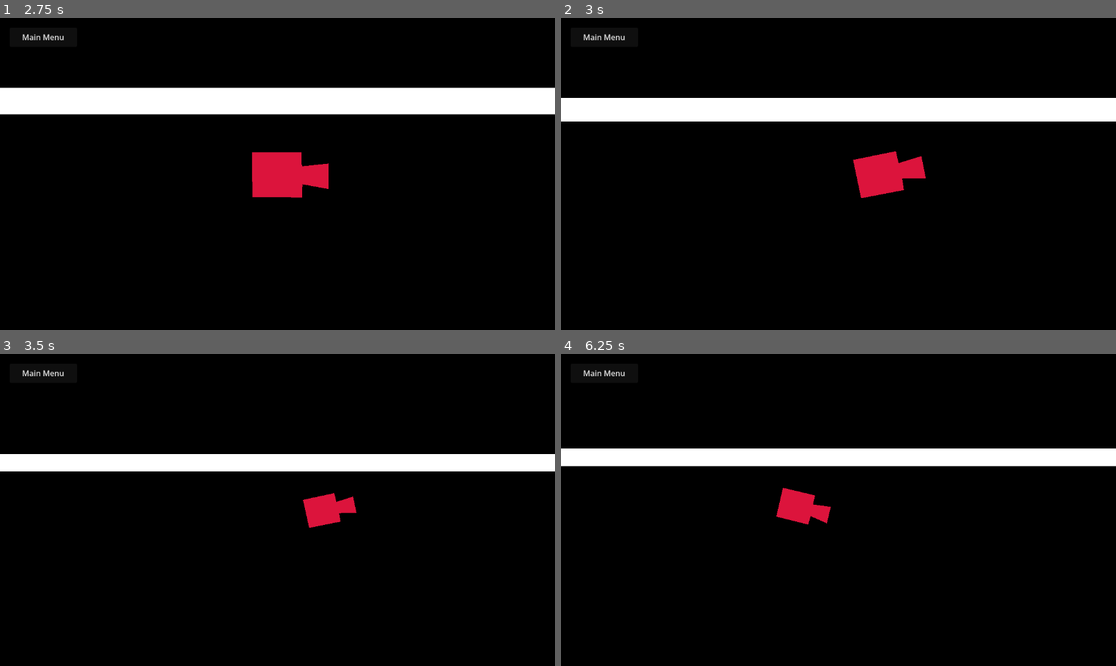
Above: before the commit, frames 1-4 (two rows, left to right).
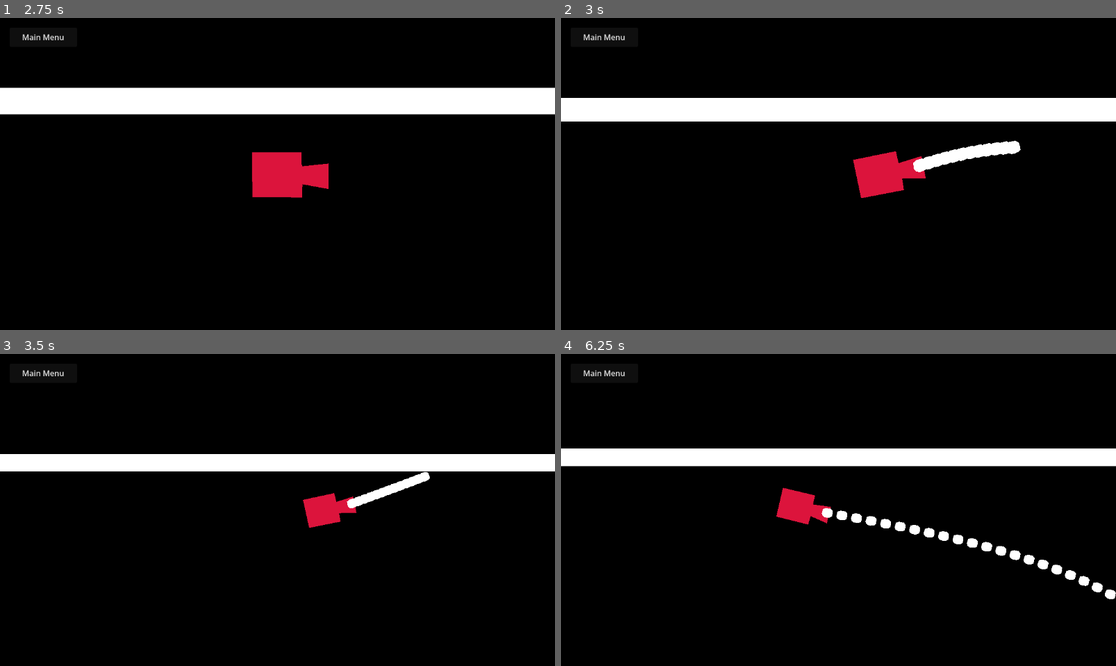
Above: after the commit, the same moments.

Repository: Henk-Studios/4hour
Game: Godot game, scene res://scenes/main.tscn
Same seed, same stepped clock (60 frames per second), same inputs: the game is played once before the commit and once after it.
Inputs (mouse positions are in pixels of both pictures, inside the frame that each line leads up to):
- Up to frame 1 (2.75 s): click "PLAY" at 0.5 s; click "Main Menu" at 1.25 s; click "PLAY" at 2 s
- Up to frame 2 (3 s): tap Enter at 2.75 s; move the mouse to (960, 158) at 2.77 s; hold D from 2.78 s (still down); hold Space (shoot, bound only after the commit) from 2.78 s (still down)
- Up to frame 3 (3.5 s): keep holding D; keep holding Space (shoot, bound only after the commit)
- Up to frame 4 (6.25 s): move the mouse to (727, 525) at 3.52 s; release D at 3.53 s; release Space (shoot, bound only after the commit) at 3.53 s; hold S 3.53-4.28 s; tap Space (shoot, bound only after the commit) at 3.6, 5.3 s; move the mouse to (894, 441) at 4.27 s; hold D 4.28-5.03 s; hold Space (shoot, bound only after the commit) 4.28-5.03 s; tap R at 4.35 s; move the mouse to (810, 572) at 5.02 s; hold W 5.03-5.78 s; tap M at 5.1 s; move the mouse to (1005, 556) at 5.77 s; hold A from 5.78 s (still down); hold Space (shoot, bound only after the commit) from 5.78 s (still down)

Frame 1 is identical in both runs. In frame 2, 0.8% of the frame differs, in the area x 63-83%, y 39-50%; in frame 3, 0.5%; in frame 4, 1.1%, in the area x 46-100%, y 49-79%.

Commit message:
added shoot

Diff:
--- a/4-hour/project.godot
+++ b/4-hour/project.godot
@@ -15,15 +15,26 @@
 config/features=PackedStringArray("4.6", "Mobile")
 config/icon="res://icon.svg"
 
+[autoload]
+
+Manager="*uid://dkqc8ldm1peq4"
+
+[input]
+
+shoot={
+"deadzone": 0.2,
+"events": [Object(InputEventJoypadButton,"resource_local_to_scene":false,"resource_name":"","device":-1,"button_index":10,"pressure":0.0,"pressed":true,"script":null)
+, Object(InputEventJoypadMotion,"resource_local_to_scene":false,"resource_name":"","device":-1,"axis":5,"axis_value":1.0,"script":null)
+, Object(InputEventKey,"resource_local_to_scene":false,"resource_name":"","device":-1,"window_id":0,"alt_pressed":false,"shift_pressed":false,"ctrl_pressed":false,"meta_pressed":false,"pressed":false,"keycode":0,"physical_keycode":32,"key_label":0,"unicode":32,"location":0,"echo":false,"script":null)
+]
+}
+
 [layer_names]
 
 2d_physics/layer_1="walls"
 2d_physics/layer_2="bullet"
 2d_physics/layer_3="player"
 2d_physics/layer_4="enemy"
-[autoload]
-
-Manager="*uid://dkqc8ldm1peq4"
 
 [physics]
 
--- a/4-hour/scenes/enemy.tscn
+++ b/4-hour/scenes/enemy.tscn
@@ -1,7 +1,7 @@
-[gd_scene format=3 uid="uid://chce21ad316j3"]
+[gd_scene format=3 uid="uid://cjo0cvah4lbai"]
 
 [ext_resource type="Script" uid="uid://rj2iu8kkawq" path="res://scripts/enemy.gd" id="1_7p1mj"]
-[ext_resource type="PackedScene" uid="uid://ckrmo50iceg6i" path="res://scenes/bullet.tscn" id="2_md0e3"]
+[ext_resource type="PackedScene" uid="uid://c37xi1cmtjx2b" path="res://scenes/player_bullet.tscn" id="2_md0e3"]
 
 [sub_resource type="RectangleShape2D" id="RectangleShape2D_gldc4"]
 size = Vector2(1.125926, 1.0839686)
--- /dev/null
+++ b/4-hour/scenes/enemy_bullet.tscn
@@ -0,0 +1,21 @@
+[gd_scene format=3 uid="uid://wuh2nqr8fufa"]
+
+[ext_resource type="Script" uid="uid://ce5ua8iyksdhc" path="res://scripts/bullet.gd" id="1_d2qol"]
+
+[sub_resource type="CircleShape2D" id="CircleShape2D_y25gk"]
+radius = 16.0
+
+[node name="PlayerBullet" type="RigidBody2D" unique_id=970836918]
+collision_layer = 2
+gravity_scale = 0.0
+script = ExtResource("1_d2qol")
+
+[node name="CollisionShape2D" type="CollisionShape2D" parent="." unique_id=742341978]
+shape = SubResource("CircleShape2D_y25gk")
+
+[node name="Polygon2D" type="Polygon2D" parent="CollisionShape2D" unique_id=1320785109]
+position = Vector2(-13, -13)
+polygon = PackedVector2Array(-3.6336975, 17.834938, -3.0168152, 3.3385124, 6.2362213, -1.9048767, 20.115768, -2.8301811, 27.826645, 2.1047745, 29.677246, 11.974682, 29.677246, 19.685547, 24.433853, 24.312065, 14.872391, 27.087978, 7.4699554, 27.396412, 0.3759613, 24.312065)
+uv = PackedVector2Array(-3.6336975, 17.834938, -3.0168152, 3.3385124, 6.2362213, -1.9048767, 20.115768, -2.8301811, 27.826645, 2.1047745, 29.677246, 11.974682, 29.677246, 19.685547, 24.433853, 24.312065, 14.872391, 27.087978, 7.4699554, 27.396412, 0.3759613, 24.312065)
+
+[node name="Bullet" type="Node2D" parent="." unique_id=2102187426]
--- a/4-hour/scenes/map.tscn
+++ b/4-hour/scenes/map.tscn
@@ -1,18 +1,11 @@
 [gd_scene format=3 uid="uid://dw43wp4blps34"]
 
-[ext_resource type="PackedScene" uid="uid://bqwtw7sm3twww" path="res://scenes/block.tscn" id="1_4xfga"]
-[ext_resource type="PackedScene" uid="uid://chce21ad316j3" path="res://scenes/enemy.tscn" id="2_gldc4"]
-[ext_resource type="PackedScene" uid="uid://ckrmo50iceg6i" path="res://scenes/bullet.tscn" id="3_gldc4"]
 [ext_resource type="PackedScene" path="res://scenes/block.tscn" id="1_4xfga"]
 [ext_resource type="Script" uid="uid://d2ew58pm8ctrn" path="res://scripts/map.gd" id="1_paxxb"]
-[ext_resource type="Script" path="res://scripts/enemy.gd" id="2_paxxb"]
+[ext_resource type="PackedScene" uid="uid://cjo0cvah4lbai" path="res://scenes/enemy.tscn" id="2_gldc4"]
+[ext_resource type="PackedScene" uid="uid://c37xi1cmtjx2b" path="res://scenes/player_bullet.tscn" id="3_gldc4"]
 
 [sub_resource type="CanvasTexture" id="CanvasTexture_gldc4"]
-
-[sub_resource type="RectangleShape2D" id="RectangleShape2D_gldc4"]
-size = Vector2(1.125926, 1.0839686)
-
-[sub_resource type="CanvasTexture" id="CanvasTexture_0cso3"]
 
 [sub_resource type="NavigationPolygon" id="NavigationPolygon_4xfga"]
 vertices = PackedVector2Array(3477.0078, 4514.008, -868, 4520.9766, -868, 73.97656, 3484.9766, 66.00781)
@@ -133,4 +126,5 @@
 
 [node name="Bullet" parent="." unique_id=2102187426 instance=ExtResource("3_gldc4")]
 position = Vector2(2508, 386)
+
 [connection signal="pressed" from="UI/BackButton" to="." method="_on_back_button_pressed"]
--- a/4-hour/scenes/player.tscn
+++ b/4-hour/scenes/player.tscn
@@ -1,14 +1,17 @@
 [gd_scene format=3 uid="uid://baqbykt0p3fos"]
 
 [ext_resource type="Script" uid="uid://dh4ojuawod8qs" path="res://scripts/player.gd" id="1_3vyb7"]
+[ext_resource type="PackedScene" uid="uid://c37xi1cmtjx2b" path="res://scenes/player_bullet.tscn" id="2_g2els"]
 
 [sub_resource type="CircleShape2D" id="CircleShape2D_u8vuu"]
 radius = 50.08992
 
 [node name="Player" type="CharacterBody2D" unique_id=1254713233 node_paths=PackedStringArray("polygon", "collision_shape")]
+collision_layer = 4
 script = ExtResource("1_3vyb7")
 polygon = NodePath("Polygon2D")
 collision_shape = NodePath("CollisionShape2D")
+bullet_scene = ExtResource("2_g2els")
 
 [node name="CanvasLayer" type="CanvasLayer" parent="." unique_id=247574762]
 layer = -2
--- a/4-hour/scenes/bullet.tscn
+++ b/4-hour/scenes/player_bullet.tscn
@@ -1,15 +1,14 @@
-[gd_scene format=3 uid="uid://ckrmo50iceg6i"]
+[gd_scene format=3 uid="uid://c37xi1cmtjx2b"]
 
-[ext_resource type="Script" uid="uid://ce5ua8iyksdhc" path="res://scripts/bullet.gd" id="1_mkf8s"]
+[ext_resource type="Script" uid="uid://ce5ua8iyksdhc" path="res://scripts/bullet.gd" id="1_4g3gs"]
 
 [sub_resource type="CircleShape2D" id="CircleShape2D_y25gk"]
 radius = 16.0
 
-[node name="Bullet" type="RigidBody2D" unique_id=970836918]
+[node name="PlayerBullet" type="RigidBody2D" unique_id=970836918]
 collision_layer = 2
-collision_mask = 5
 gravity_scale = 0.0
-script = ExtResource("1_mkf8s")
+script = ExtResource("1_4g3gs")
 
 [node name="CollisionShape2D" type="CollisionShape2D" parent="." unique_id=742341978]
 shape = SubResource("CircleShape2D_y25gk")
--- a/4-hour/scripts/bullet.gd
+++ b/4-hour/scripts/bullet.gd
@@ -1,9 +1,12 @@
 extends RigidBody2D
 class_name BulletBase
 
-@export var speed: float = 400.0
+@export var speed: float = 2000.0
 @export var direction: Vector2 = Vector2.RIGHT
-@export var range: float = 800.0
+@export var range: float = 80000.0
+
+signal hit_player(player: Player)
+signal hit_enemy(enemy: Enemy)
 
 var start_position: Vector2
 
@@ -18,7 +21,17 @@
 	var motion = direction * speed * state.get_step()
 	var collision = move_and_collide(motion)
 	if collision:
-		queue_free()  # Destroy on impact
+		var collider = collision.get_collider()
+
+		# Check if collider is a Player
+		if collider is Player:
+			hit_player.emit(collider)
+		# Check if collider is an Enemy
+		elif collider is Enemy:
+			hit_enemy.emit(collider)
+		# Otherwise it's a wall - destroy the bullet
+		else:
+			queue_free()
 
 	# Destroy if exceeded range
 	if start_position.distance_to(global_position) > range:
--- a/4-hour/scripts/enemy.gd
+++ b/4-hour/scripts/enemy.gd
@@ -1,4 +1,5 @@
 extends RigidBody2D
+class_name Enemy
 
 # --- Movement ---
 @export var speed: float = 200.0
--- /dev/null
+++ b/4-hour/scripts/enemy_bullet.gd
@@ -0,0 +1,2 @@
+extends BulletBase
+class_name EnemyBullet
--- a/4-hour/scripts/player.gd
+++ b/4-hour/scripts/player.gd
@@ -5,6 +5,7 @@
 @export var speed: float = 800.0
 @export var polygon: Polygon2D
 @export var collision_shape: CollisionShape2D
+@export var bullet_scene: PackedScene
 
 var input_type: String = "keyboard"
 var device_id: int = -1
@@ -83,6 +84,8 @@
 
     velocity = input_vector * speed
     move_and_slide()
+
+    # Aiming
     if input_type == "keyboard":
         # Keyboard player looks at the mouse
         if camera:
@@ -99,3 +102,14 @@
         var aim_vector = Input.get_vector(aim_left_action, aim_right_action, aim_up_action, aim_down_action)
         if aim_vector.length_squared() > 0.1:
             rotation = aim_vector.angle()
+
+    # Shooting
+    if Input.is_action_pressed("shoot"):
+        _shoot()
+
+func _shoot() -> void:
+    var bullet = bullet_scene.instantiate()
+    get_parent().add_child(bullet)
+    bullet.global_position = global_position + Vector2.RIGHT.rotated(rotation) * 100 # Spawn a bit in front of the player
+    bullet.direction = Vector2.RIGHT.rotated(rotation)
+    bullet.global_rotation = rotation
--- /dev/null
+++ b/4-hour/scripts/player_bullet.gd
@@ -0,0 +1,2 @@
+extends BulletBase
+class_name PlayerBullet
Not shown, added: 4-hour/scripts/enemy_bullet.gd.uid
Not shown, added: 4-hour/scripts/player_bullet.gd.uid
